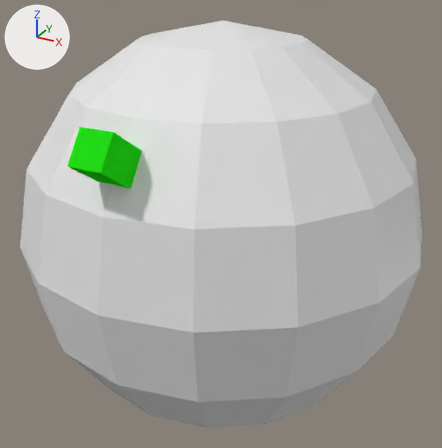
The Blender file Projeto.blend: old version first, new version second.
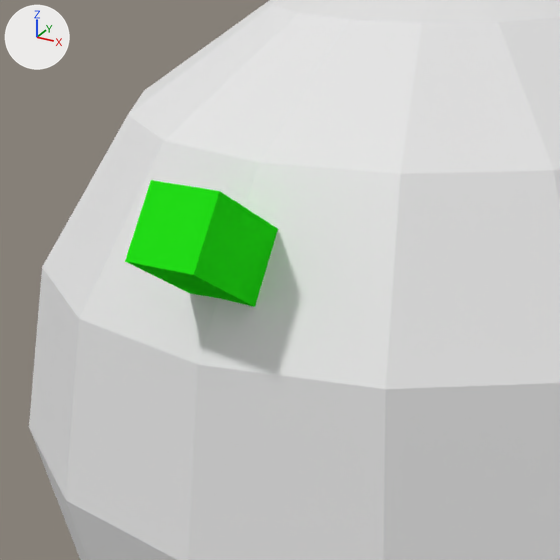
There are two pictures of each version: one whole from a 50 mm camera at (10.76, -19.69, 9.83) aimed at (-0.05, -0.04, 0.0), one close up on the part from 1% to 63% of the width and 9% to 70% of the height. The axes (+X, +Y, +Z) are drawn at upper left. The lights are the same throughout.

The first close-up shows 'obj_planeta', 'obj_player'.
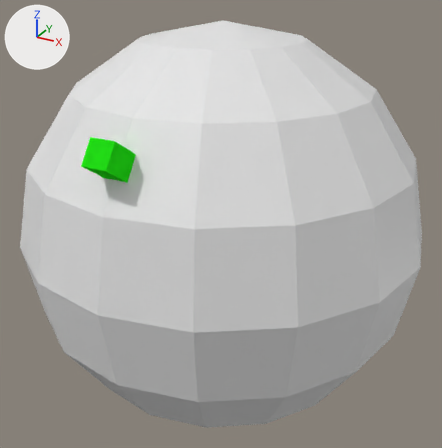
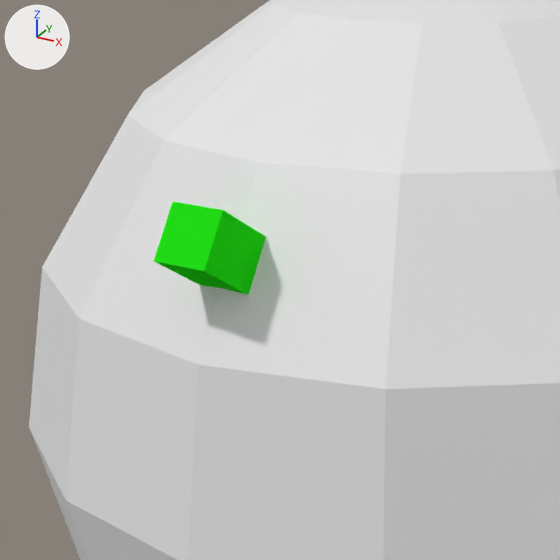
Pixel boxes (x1, y1, x2, y2) of what changed, in the close-ups (560 x 560 px):
'obj_player', mesh rescaled, moved (27% narrower, 26% shorter)
    before: (125, 180, 278, 307)
    after: (154, 201, 266, 295)

The change, as a diff of the scene's bpy script:
```diff
--- a/Projeto.blend.py
+++ b/Projeto.blend.py
@@ me_cube @@
 me_cube.from_pydata(...)  # 8 vertices, 6 faces; spans x -0.58..0.58, y -0.76..0.76, z -0.58..0.58
 # used by ob_obj_player; parent = ob_empty_playerrotation; location = (0.0, -6.811, 4.613); rotation_euler = (-0.598, 0.0, 0.0), in degrees (-34, 0, 0)
+# me_cube part 1: the whole mesh is scaled about its middle by 0.748
 me_cube.materials.append(mat_cube)
@@ ob_obj_player @@
 ob_obj_player.parent = ob_empty_playerrotation
-ob_obj_player.location = (0.0, -6.811, 4.613)
+ob_obj_player.location = (0.0, -6.663, 4.513)
 ob_obj_player.rotation_euler = (-0.598, 0.0, 0.0)  # degrees (-34, 0, 0)
```
